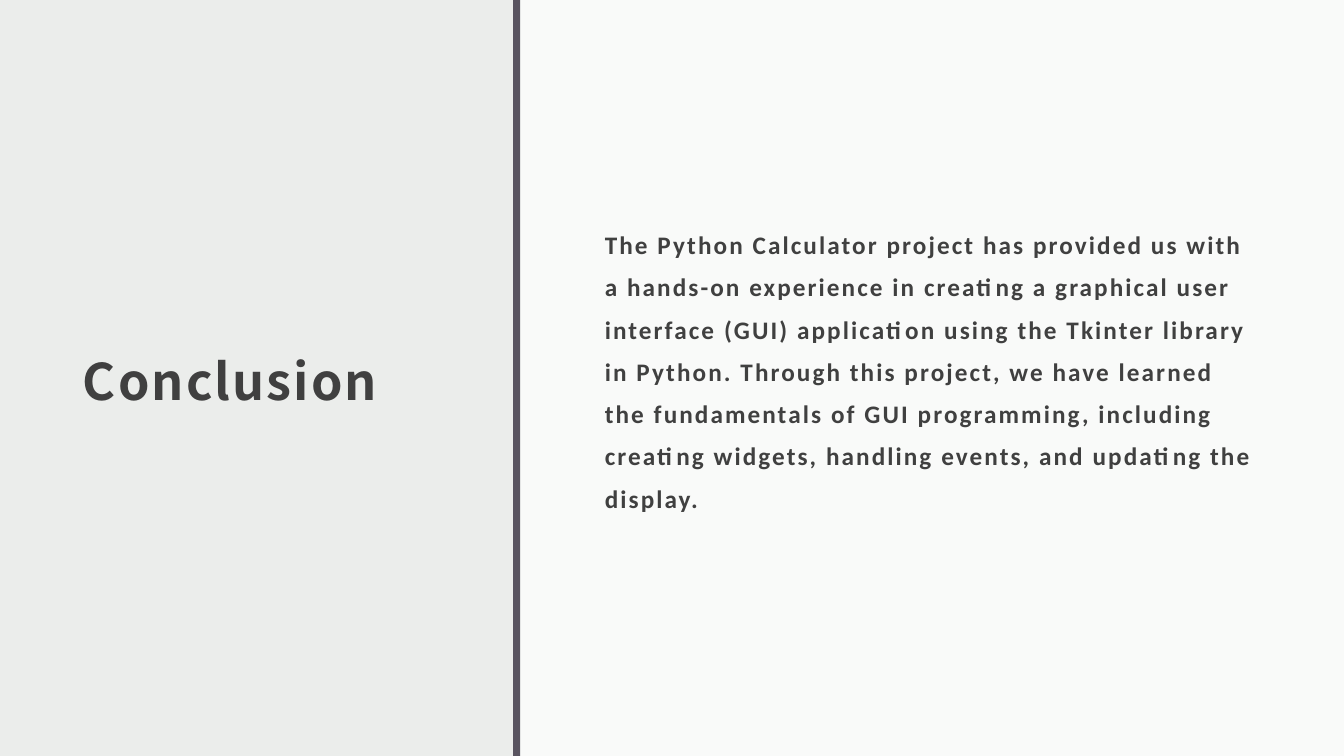
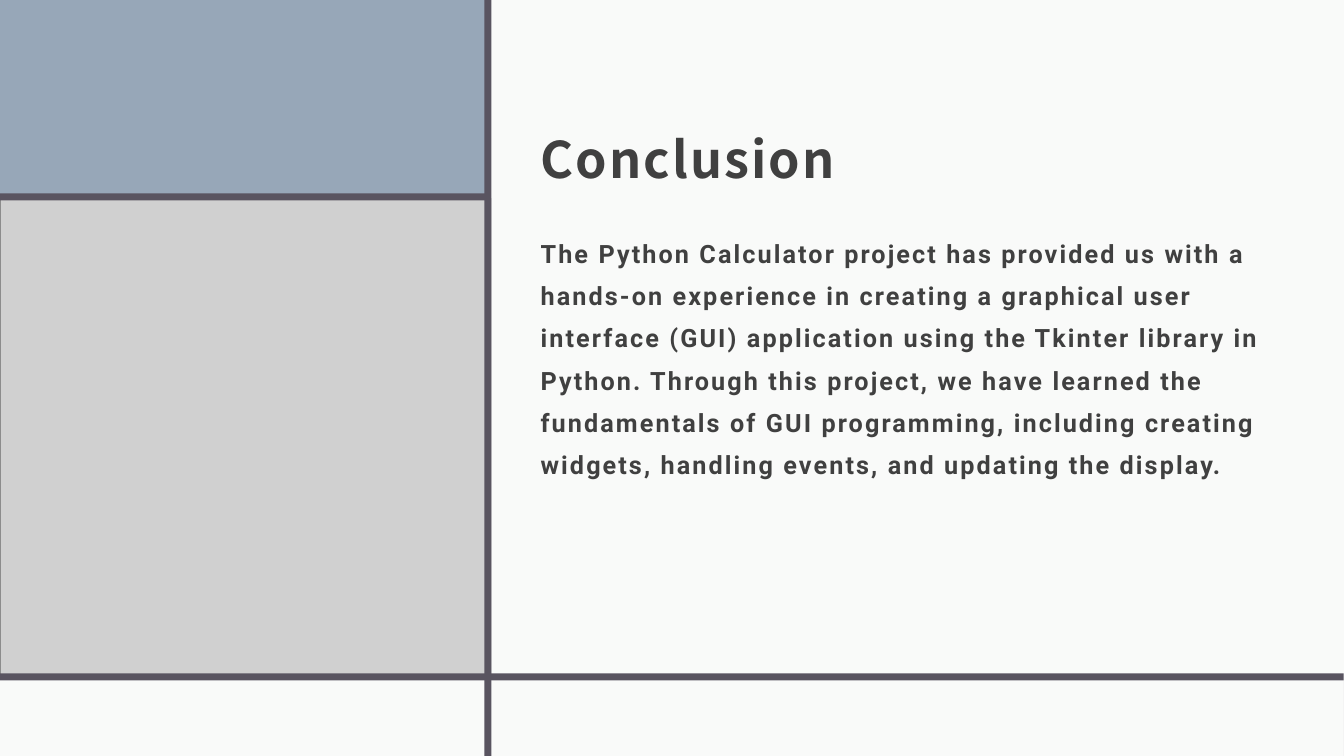
Before and after one commit to deewanker/Calculator, a slide deck: slide 13 of Calculator using Tkinter.pptx. Drawn at 1344x756 pixels with LibreOffice and Linux fonts; fonts in the diff are those of the drawing; grey boxes stand for pictures. Boxes give left, top, right and bottom in pixels: in the first picture for what was removed or moved away, otherwise in the second. Text is boxed around its words. In the diff, an @@ line names an element or a change of style, - is before the commit and + after.

```diff
--- a/Calculator using Tkinter.pptx
+++ b/Calculator using Tkinter.pptx
@@ rectangle added at [0, 0, 1344, 756], fill #EBEDEB @@
@@ rectangle added at [0, 0, 488, 199], fill #97A7B8 @@
@@ rectangle added at [485, 0, 492, 756], fill #595460 @@
@@ rectangle added at [488, 0, 1344, 680], fill #FFFFFF at 75% opacity @@
@@ title "Conclusion": place and size @@
-title "Conclusion" at [83, 359, 377, 401]
+title "Conclusion" at [541, 137, 835, 179]
@@ title "Conclusion" at [541, 137, 835, 179]: vertical alignment middle to bottom @@
@@ picture added at [0, 199, 492, 679] @@
@@ rectangle added at [0, 194, 488, 201], fill #595460 @@
@@ text "The Python Calculator project has ...": place and size @@
-text "The Python Calculator project has ..." at [605, 236, 1249, 512]
+text "The Python Calculator project has ..." at [541, 244, 1257, 480]
@@ text "The Python Calculator project has ..." at [541, 244, 1257, 480]: font Calibri to Roboto; vertical alignment middle to top @@
@@ rectangle added at [0, 680, 1344, 756], fill #FFFFFF at 75% opacity @@
@@ rectangle added at [0, 674, 1344, 681], fill #595460 @@
```
Also in this commit, not shown: 7 other slides changed.
